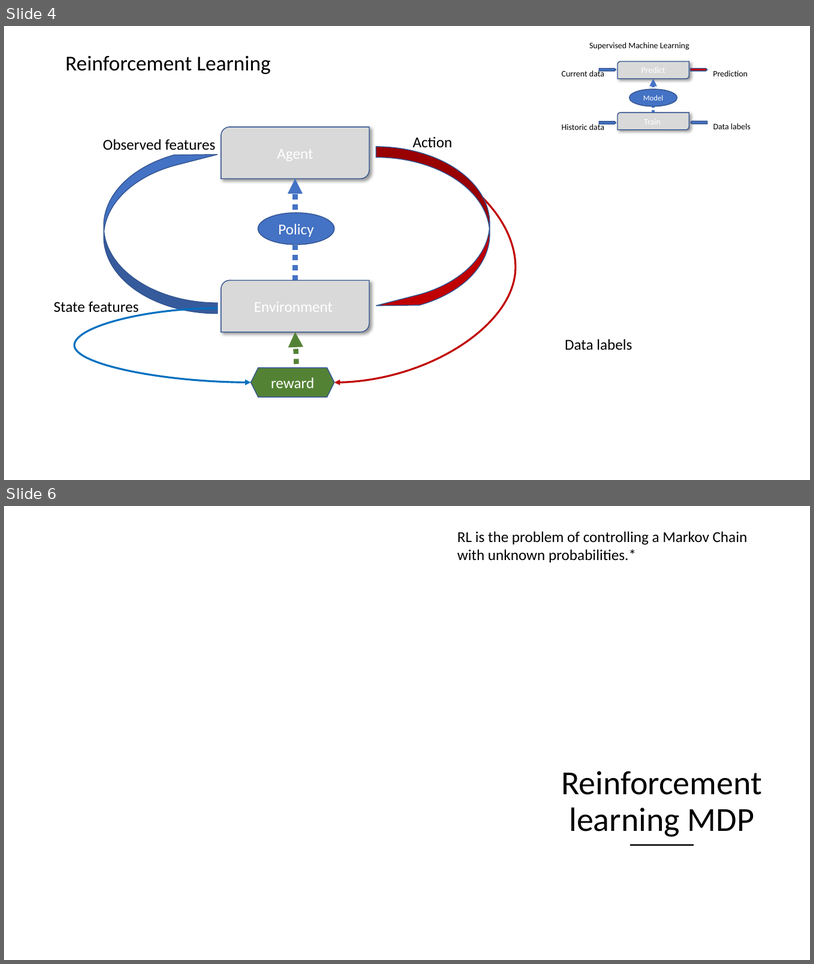
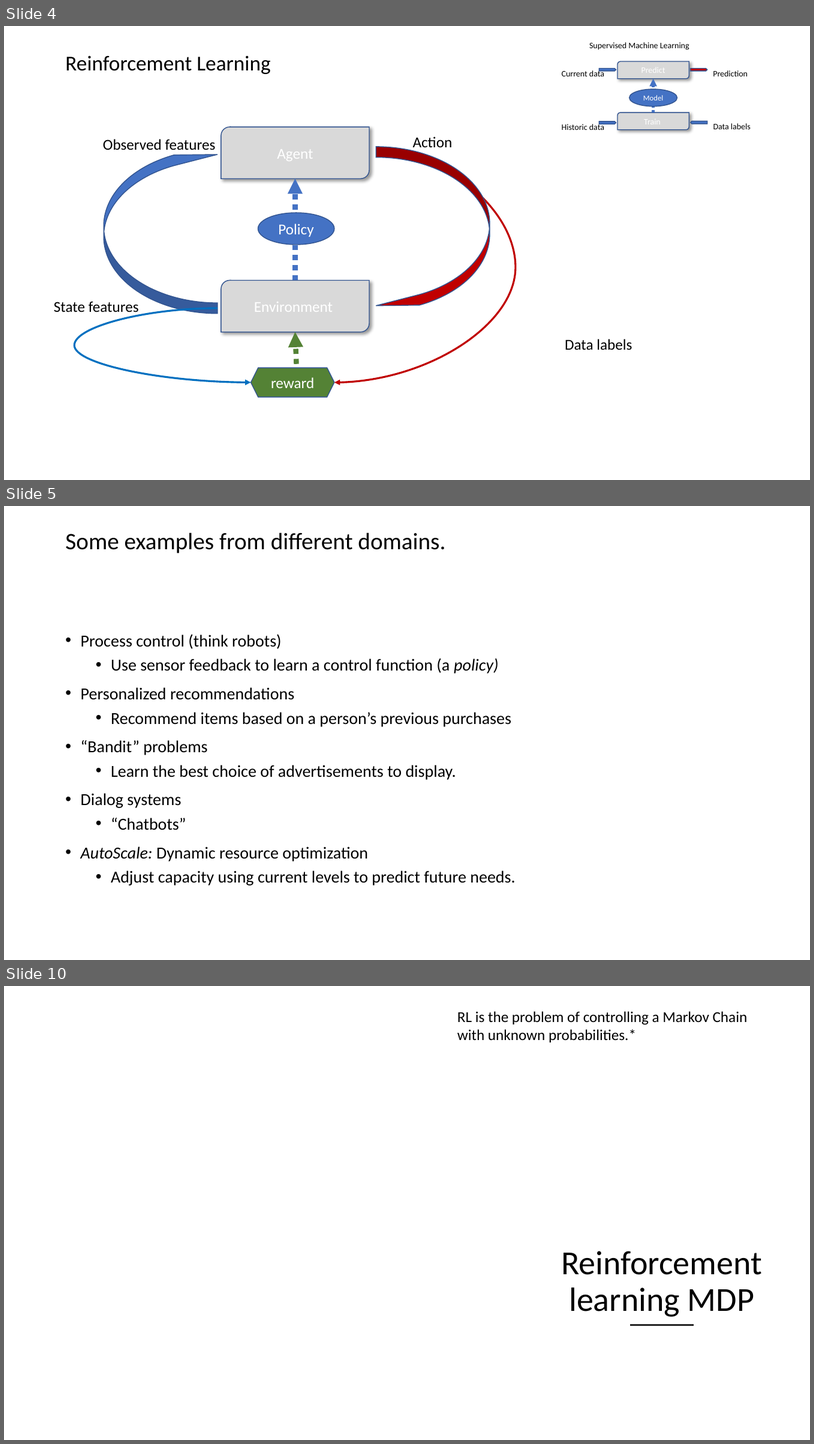
Before and after one commit to microsoft/ICSE2019, a slide deck: Rlearning/RL_ICSE.pptx. Shown one above the other, each under a label of ours: slides 4 and 6 before the commit, slides 4, 5 and 10 after it; the slides between them are not shown. The pictures are 814x964 and 814x1444 pixels, drawn with LibreOffice and Linux fonts; fonts in the diff are those of the drawing; background and template pictures are left out. Boxes give left, top, right and bottom in pixels: in the first picture for what was removed or moved away, otherwise in the second. Text is boxed around its words. In the diff, an @@ line names an element or a change of style, - is before the commit and + after.

```diff
--- a/Rlearning/RL_ICSE.pptx
+++ b/Rlearning/RL_ICSE.pptx
@@ slide 5 added at [4,506,810,960], background #FFFFFF @@
@@ title added at [65,532,446,553], 28 pt, text #000000 @@
+Some examples from different domains.
@@ text added at [81,634,515,885], 20 pt, text #000000 @@
+• Process control (think robots)
+  • Use sensor feedback to learn a control function (a policy)
+• Personalized recommendations
+  • Recommend items based on a person’s previous purchases
+• “Bandit” problems
+  • Learn the best choice of advertisements to display.
+• Dialog systems
+  • “Chatbots”
+• AutoScale: Dynamic resource optimization
+  • Adjust capacity using current levels to predict future needs.
@@ what was slide 6 is now slide 10 @@
```
Also in this commit, not shown: 2 slides changed, 8 other slides added, 1 slide removed, 5 other files.
